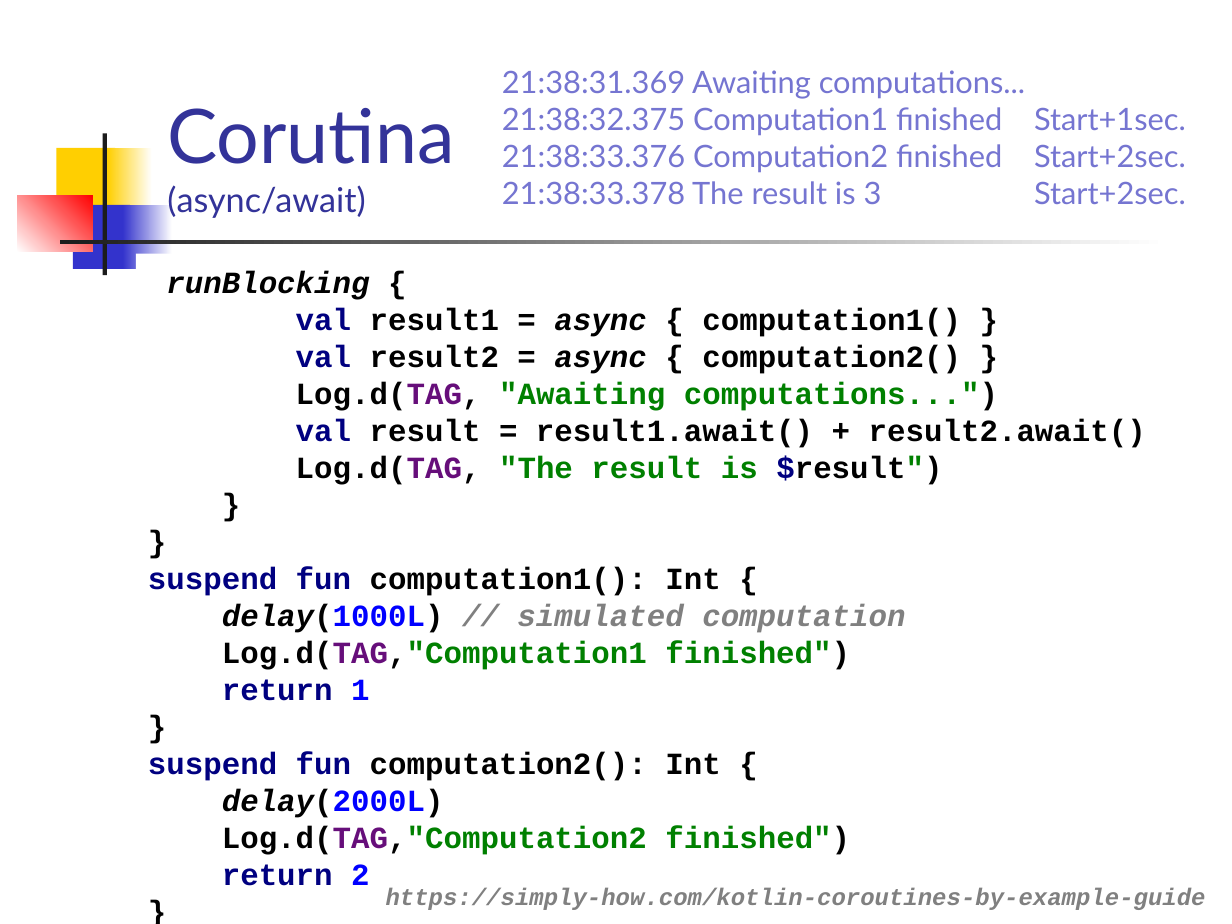
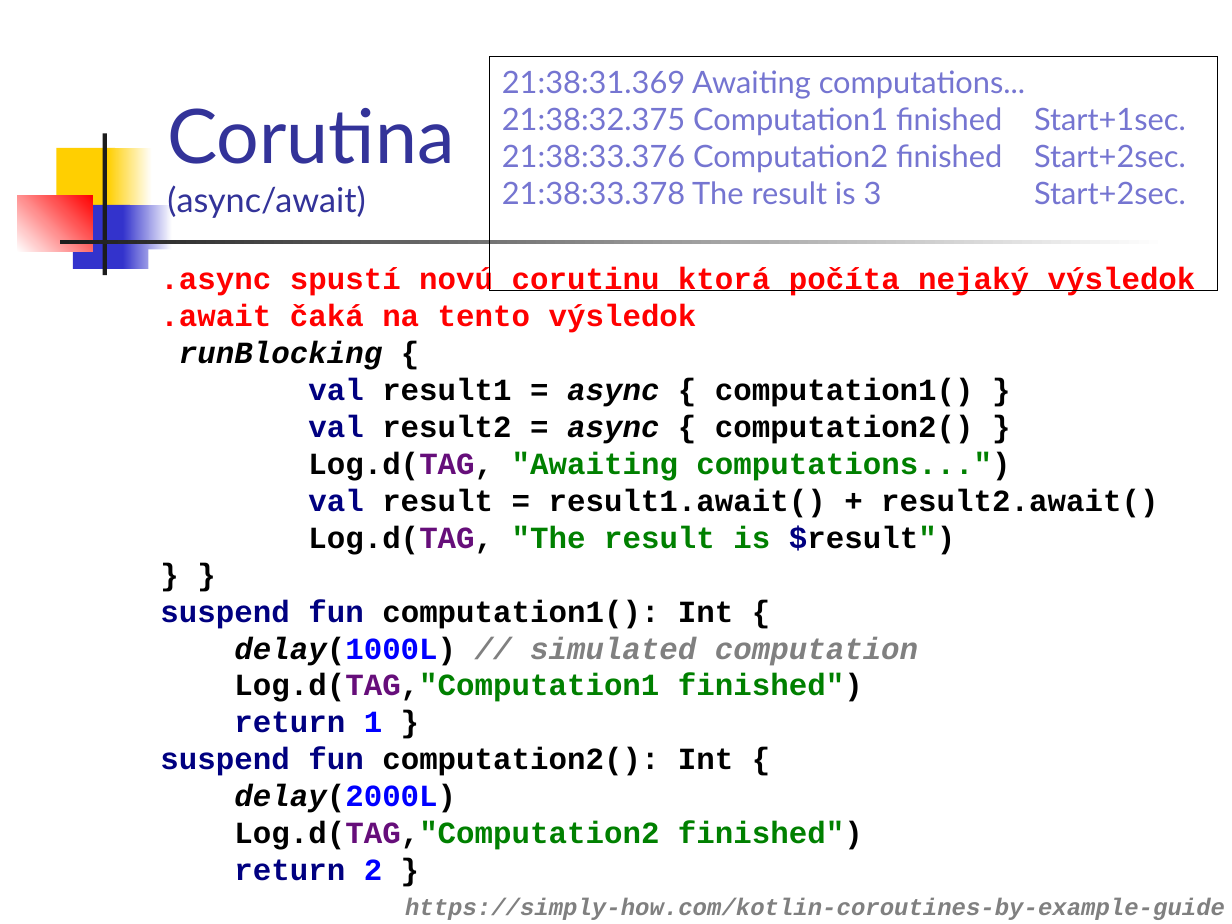
Before and after one commit to vmandro/Prednasky, a slide deck: slide 14 of 09/09_Async.ppt (slide 10 before the commit). Drawn at 1232x924 pixels with LibreOffice and Linux fonts; fonts in the diff are those of the drawing. Boxes give left, top, right and bottom in pixels: in the first picture for what was removed or moved away, otherwise in the second. Text is boxed around its words. In the diff, an @@ line names an element or a change of style, - is before the commit and + after.

```diff
--- a/09/09_Async.ppt
+++ b/09/09_Async.ppt
@@ rectangle "21:38:31.369 Awaiting computations..." resized from (x1=502, y1=70, x2=1186, y2=204) to (x1=490, y1=57, x2=1218, y2=291) @@
@@ rectangle "21:38:31.369 Awaiting computations..." at (x1=490, y1=57, x2=1218, y2=291): outline none to #000000 0.74 pt @@
@@ text ".async spustí novú corutinu ktorá ..." moved from (x1=148, y1=271, x2=1146, y2=886) to (x1=160, y1=267, x2=1196, y2=881) @@
@@ text at (x1=160, y1=267, x2=1196, y2=333): paragraphs added @@
+.async spustí novú corutinu ktorá počíta nejaký výsledok
+.await čaká na tento výsledok
@@ text "https://simply-how.com/kotlin-coroutines-by-example-guide" moved from (x1=386, y1=888, x2=1206, y2=910) to (x1=405, y1=898, x2=1225, y2=920) @@
```
Also in this commit, not shown: 11 other slides changed, 4 slides added, 1 other file.
